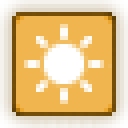
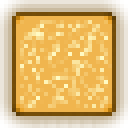
Before/after of a 128 × 128 layered artwork. What changed in the layer stack:
hid "Calque #2" over (x1=20, y1=20, x2=108, y2=108)
added layer "Copie de thunder.png" above "Calque #3" over (x1=0, y1=0, x2=128, y2=128)
added layer "Calque #3" above "thunder.png" over (x1=20, y1=20, x2=108, y2=108)
